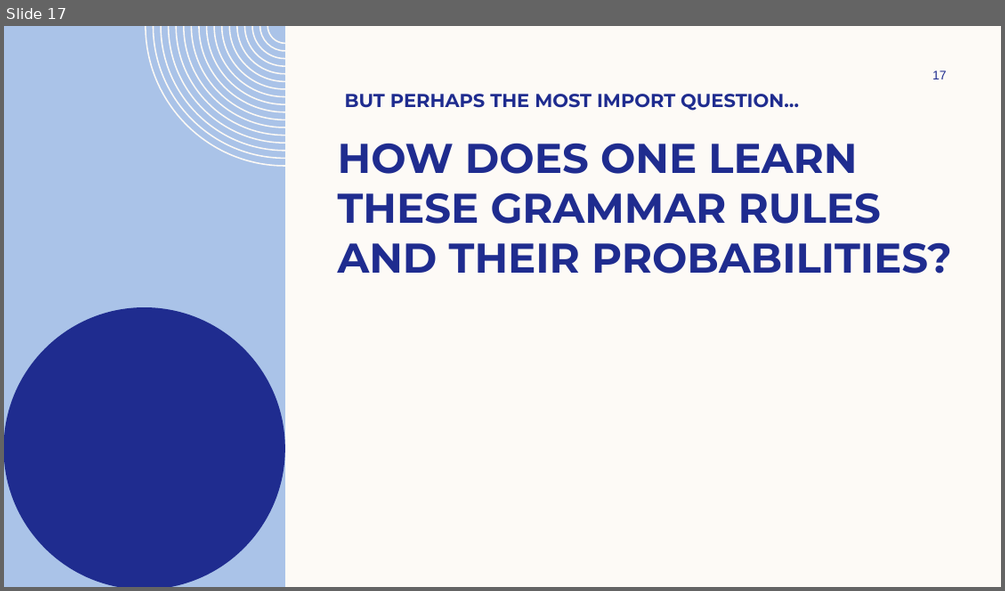
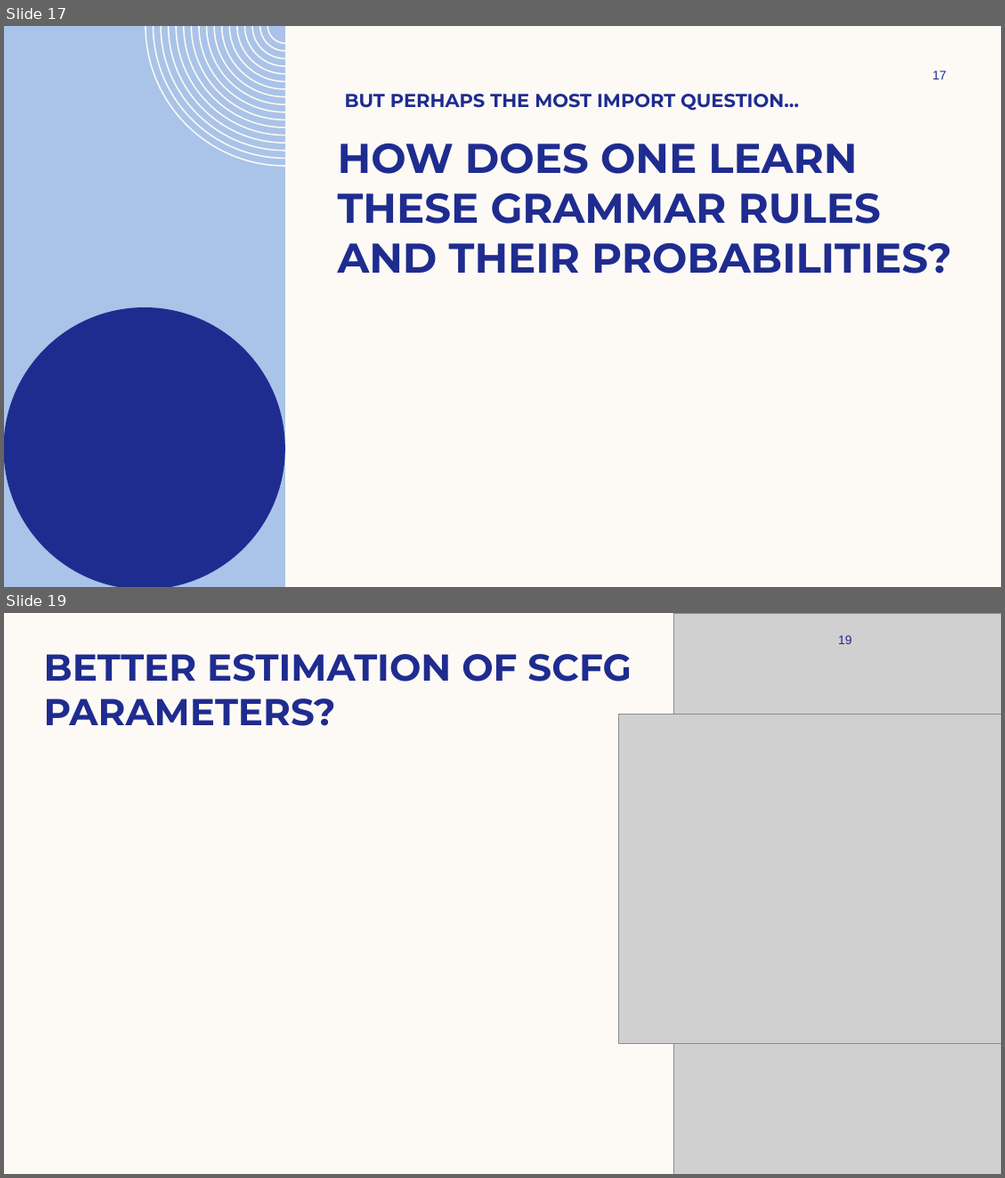
Before and after one commit to Sudhanshu-Sb2002/SCFGs-RNA-structure, a slide deck: RNA Secondary structure prediction using Stochastic context free.pptx. Shown one above the other, each under a label of ours: slide 17 before the commit, slides 17 and 19 after it; the slides between them are not shown. The pictures are 1005x591 and 1005x1178 pixels, drawn with LibreOffice and Linux fonts; fonts in the diff are those of the drawing; grey boxes stand for pictures; background and template pictures are left out. Boxes give left, top, right and bottom in pixels: in the first picture for what was removed or moved away, otherwise in the second. Text is boxed around its words. In the diff, an @@ line names an element or a change of style, - is before the commit and + after.

```diff
--- a/RNA Secondary structure prediction using Stochastic context free.pptx
+++ b/RNA Secondary structure prediction using Stochastic context free.pptx
@@ slide 19 added at (x1=4, y1=613, x2=1001, y2=1174), background #FDFAF6 @@
@@ picture added at (x1=673, y1=613, x2=1001, y2=1174) @@
@@ page number added at (x1=838, y1=635, x2=852, y2=644), 12 pt, text #1F2C8F @@
+19
@@ title added at (x1=44, y1=654, x2=631, y2=726), 36 pt, text #1F2C8F, bold @@
+BETTER ESTIMATION OF SCFG PARAMETERS?
@@ picture added at (x1=619, y1=714, x2=1001, y2=1043) @@
```
Also in this commit, not shown: 4 slides changed, 2 other slides added, 6 other files.
